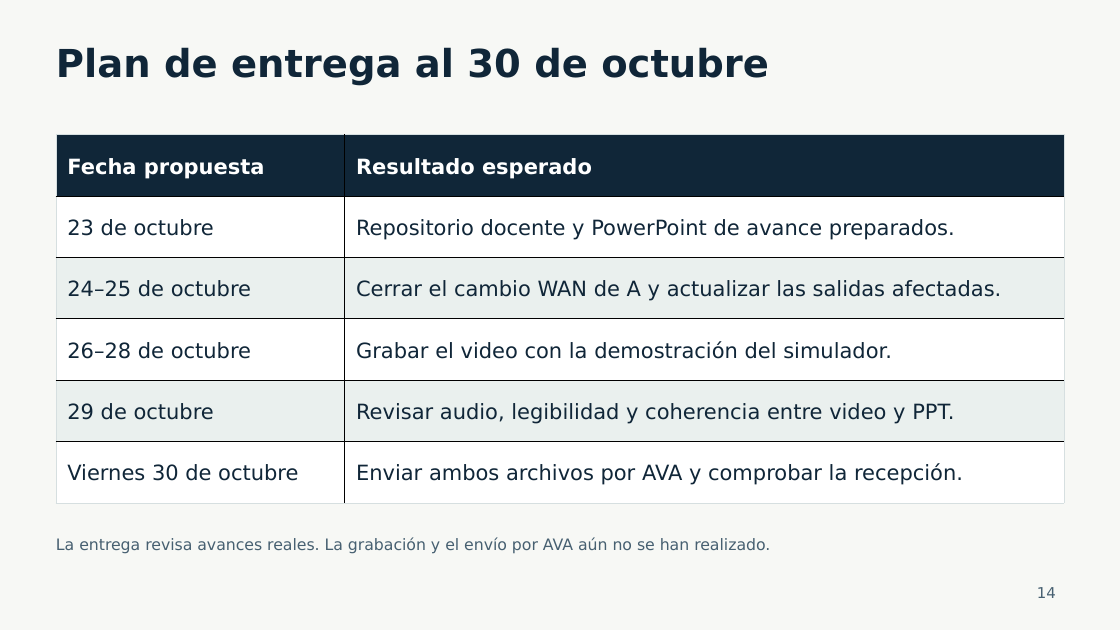
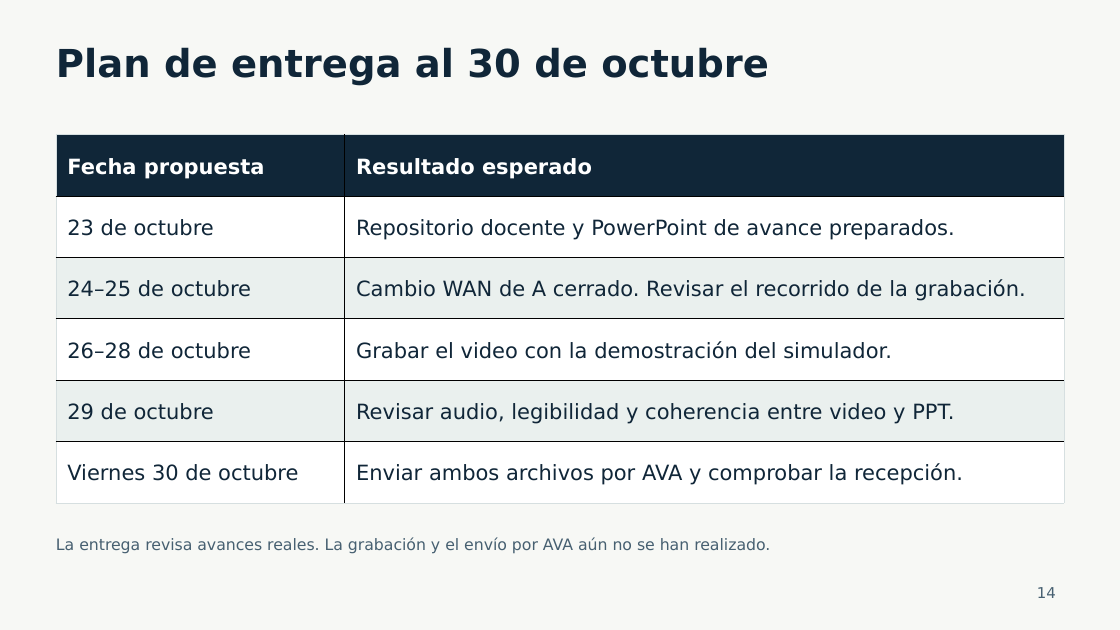
Before and after one commit to hu-herrera/financiera-pacifico-entrega-docente, a slide deck: slide 14 of Presentacion/Avance_Financiera_Pacifico_30_oct_2026.pptx. Drawn at 1120x630 pixels with LibreOffice and Linux fonts; fonts in the diff are those of the drawing. Boxes give left, top, right and bottom in pixels: in the first picture for what was removed or moved away, otherwise in the second. Text is boxed around its words. In the diff, an @@ line names an element or a change of style, - is before the commit and + after.

Commit message:
Actualizar entrega docente: WAN MikroTik A/B, presupuesto y PPT WAN-2

```diff
--- a/Presentacion/Avance_Financiera_Pacifico_30_oct_2026.pptx
+++ b/Presentacion/Avance_Financiera_Pacifico_30_oct_2026.pptx
@@ table at [56, 134, 1065, 503] @@
-row 3, column 2: Cerrar el cambio WAN de A y actualizar las salidas afectadas.
+row 3, column 2: Cambio WAN de A cerrado. Revisar el recorrido de la grabación.
```
Also in this commit, not shown: 6 other slides changed, 19 other files.
